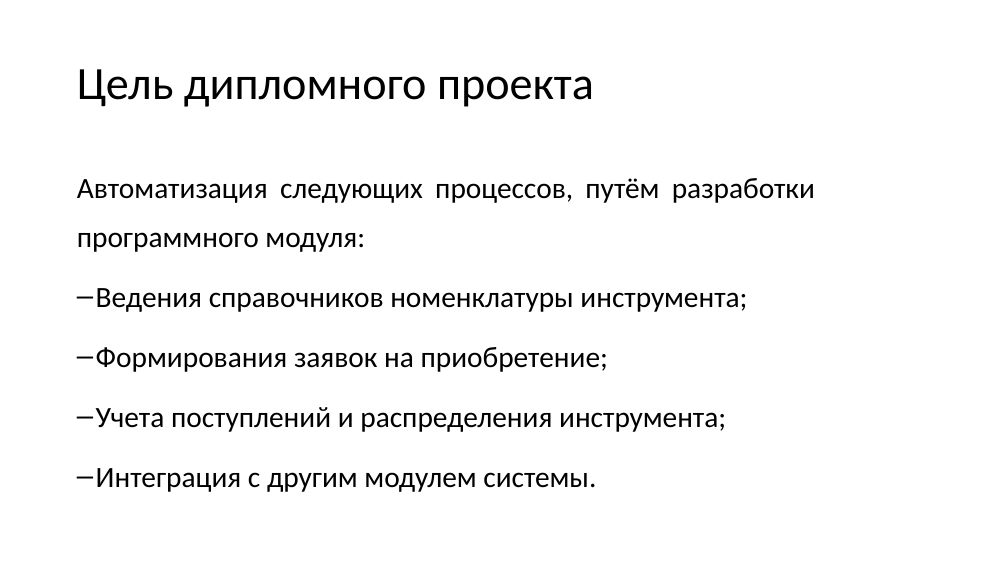
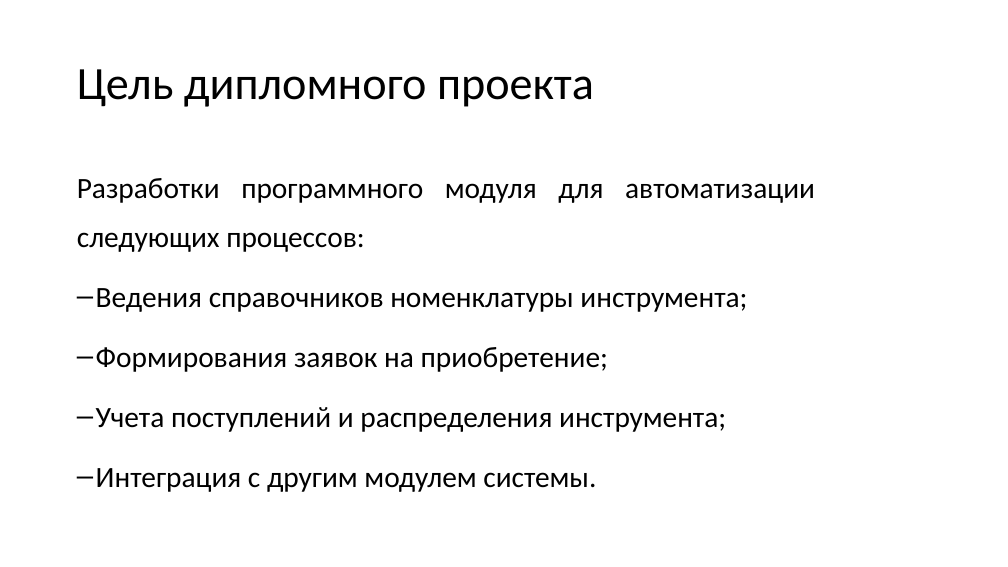
Before and after one commit to Ka666aH/Instrument-accounting-and-purchase-system, a slide deck: slide 2 of Документы/Хорошев/Хорошев_Диплом_Презентация.pptx. Drawn at 1008x567 pixels with LibreOffice and Linux fonts; fonts in the diff are those of the drawing. Boxes give left, top, right and bottom in pixels: in the first picture for what was removed or moved away, otherwise in the second. Text is boxed around its words. In the diff, an @@ line names an element or a change of style, - is before the commit and + after.

```diff
--- a/Документы/Хорошев/Хорошев_Диплом_Презентация.pptx
+++ b/Документы/Хорошев/Хорошев_Диплом_Презентация.pptx
@@ text at [77, 178, 815, 252]: text changed @@
-Автоматизация следующих процессов, путём разработки программного модуля:
+Разработки программного модуля для автоматизации следующих процессов:
```
Also in this commit, not shown: 4 other slides changed, 1 slide added, 2 other files.
